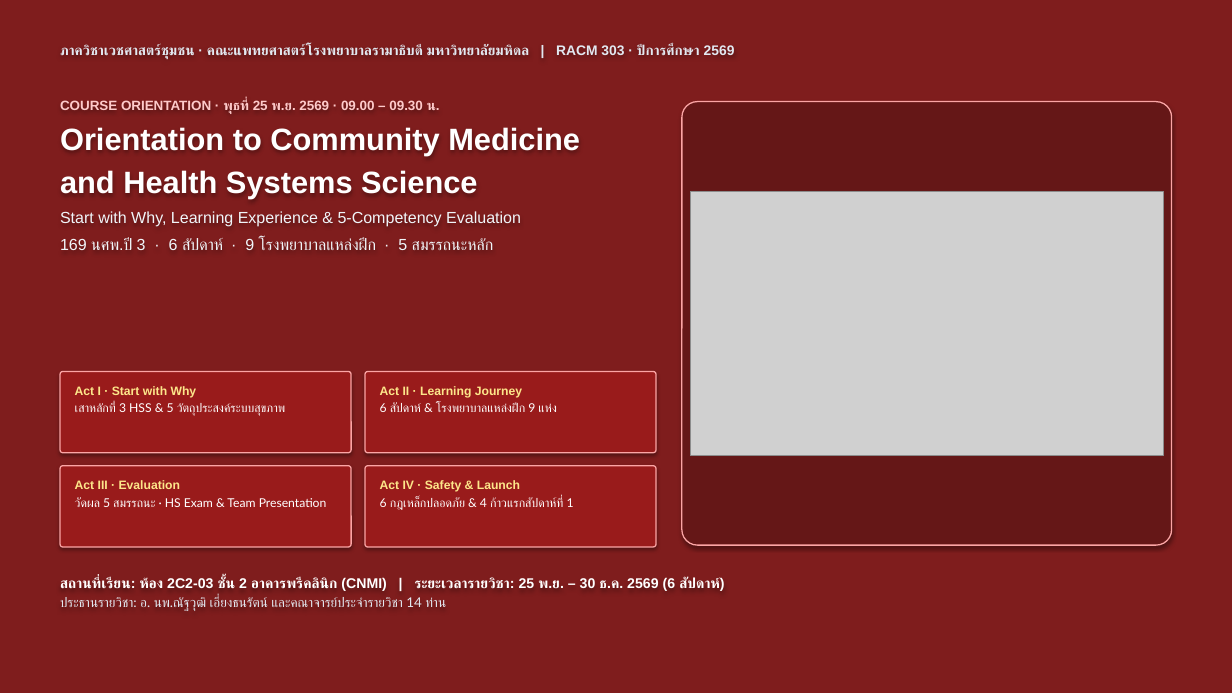
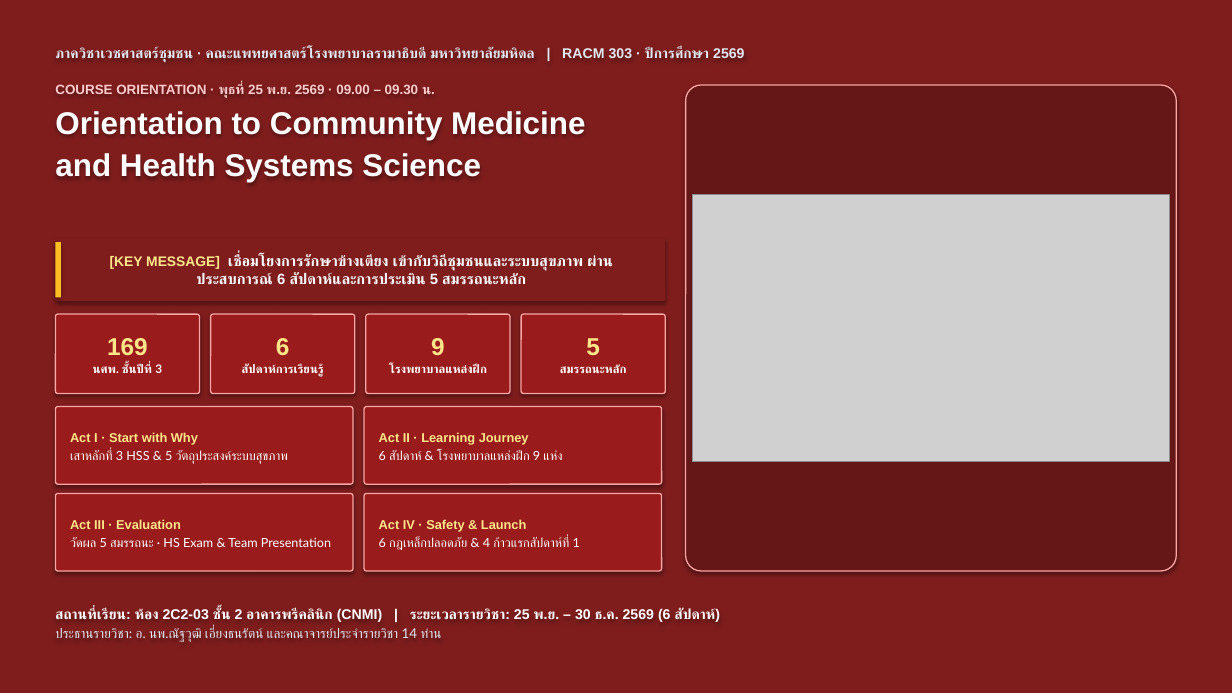
Before and after one commit to smartwoo/racm303-2569-faculty-member, a slide deck: slide 1 of exports/pptx/RACM303_2569_Orientation_Slides.pptx. Drawn at 1232x693 pixels with LibreOffice and Linux fonts; fonts in the diff are those of the drawing; grey boxes stand for pictures. Boxes give left, top, right and bottom in pixels: in the first picture for what was removed or moved away, otherwise in the second. Text is boxed around its words. In the diff, an @@ line names an element or a change of style, - is before the commit and + after.

Commit message:
feat(orientation): upgrade all 15 slides with top key-message banners, full-space Nano Banana visuals, optimized typography & Apple Keynote motion

```diff
--- a/exports/pptx/RACM303_2569_Orientation_Slides.pptx
+++ b/exports/pptx/RACM303_2569_Orientation_Slides.pptx
@@ text "ภาควิชาเวชศาสตร์ชุมชน · คณะแพทยศาสตร์โรงพยาบาลรามาธิบดี มหาว ..." at [55,47,744,62]: size 10.8 to 11 pt; vertical alignment top to middle @@
@@ text "COURSE ORIENTATION · พุธที่ 25 ...": place and size @@
-text "COURSE ORIENTATION · พุธที่ 25 ..." at [60,99,580,250]
+text "COURSE ORIENTATION · พุธที่ 25 ..." at [55,84,585,182]
@@ text "COURSE ORIENTATION · พุธที่ 25 ..." at [55,84,585,182]: size 24 to 24.5 pt in "Orientation to Community Medicine and Health Systems ..."; less space between paragraphs @@
@@ rounded rectangle: place and size @@
-rounded rectangle at [682,102,1172,545]
+rounded rectangle at [686,85,1177,571]
@@ rounded rectangle at [686,85,1177,571]: proportions changed @@
@@ picture: place and size @@
-picture at [690,191,1164,456]
+picture at [692,195,1170,462]
@@ rounded rectangle added at [55,238,665,301], fill #7F1D1D, 11.6 pt, text #F8FAFC, bold @@
+[KEY MESSAGE] เชื่อมโยงการรักษาข้างเตียง เข้ากับวิถีชุมชนและระบบสุขภาพ ผ่านประสบการณ์ 6 สัปดาห์และการประเมิน 5 สมรรถนะหลัก
@@ text at [60,211,521,250]: paragraph removed @@
-Start with Why, Learning Experience & 5-Competency Evaluation
-169 นศพ.ปี 3 · 6 สัปดาห์ · 9 โรงพยาบาลแหล่งฝึก · 5 สมรรถนะหลัก
@@ rectangle added at [55,242,61,298], fill #FBBF24 @@
@@ rounded rectangle added at [55,314,200,394], fill #991B1B, outline #FCA5A5 1 pt, 9.2 pt, text #FFFFFF, bold @@
+169
+นศพ. ชั้นปีที่ 3
@@ rounded rectangle added at [211,314,355,394], fill #991B1B, outline #FCA5A5 1 pt, 9.2 pt, text #FFFFFF, bold @@
+6
+สัปดาห์การเรียนรู้
@@ rounded rectangle added at [366,314,510,394], fill #991B1B, outline #FCA5A5 1 pt, 9.2 pt, text #FFFFFF, bold @@
+9
+โรงพยาบาลแหล่งฝึก
@@ rounded rectangle added at [521,314,665,394], fill #991B1B, outline #FCA5A5 1 pt, 9.2 pt, text #FFFFFF, bold @@
+5
+สมรรถนะหลัก
@@ rounded rectangle "Act I · Start with ...": place and size @@
-rounded rectangle "Act I · Start with ..." at [60,372,351,453]
+rounded rectangle "Act I · Start with ..." at [55,407,353,484]
@@ rounded rectangle "Act I · Start with ..." at [55,407,353,484]: size 9.5 to 10 pt in "Act I · Start with Why"; size 9.5 to 9.8 pt in "เสาหลักที่ 3 HSS & 5 วัตถุประสงค์ระบบสุขภาพ"; vertical alignment top to middle; proportions changed @@
@@ rounded rectangle "Act II · Learning Journey": place and size @@
-rounded rectangle "Act II · Learning Journey" at [365,372,656,453]
+rounded rectangle "Act II · Learning Journey" at [364,407,662,484]
@@ rounded rectangle "Act II · Learning Journey" at [364,407,662,484]: size 9.5 to 10 pt in "Act II · Learning Journey"; size 9.5 to 9.8 pt in "6 สัปดาห์ & โรงพยาบาลแหล่งฝึก 9 แห่ง"; vertical alignment top to middle; proportions changed @@
@@ rounded rectangle "Act III · Evaluation": place and size @@
-rounded rectangle "Act III · Evaluation" at [60,466,351,547]
+rounded rectangle "Act III · Evaluation" at [55,494,353,571]
@@ rounded rectangle "Act III · Evaluation" at [55,494,353,571]: size 9.5 to 10 pt in "Act III · Evaluation"; size 9.5 to 9.8 pt in "วัดผล 5 สมรรถนะ · HS Exam & ..."; vertical alignment top to middle; proportions changed @@
@@ rounded rectangle "Act IV · Safety & ...": place and size @@
-rounded rectangle "Act IV · Safety & ..." at [365,466,656,547]
+rounded rectangle "Act IV · Safety & ..." at [364,494,662,571]
@@ rounded rectangle "Act IV · Safety & ..." at [364,494,662,571]: size 9.5 to 10 pt in "Act IV · Safety & Launch"; size 9.5 to 9.8 pt in "6 กฎเหล็กปลอดภัย & 4 ก้าวแรกสัปดาห์ที่ 1"; vertical alignment top to middle; proportions changed @@
@@ text "สถานที่เรียน: ห้อง 2C2-03 ชั้น 2 ...": place and size @@
-text "สถานที่เรียน: ห้อง 2C2-03 ชั้น 2 ..." at [60,577,724,611]
+text "สถานที่เรียน: ห้อง 2C2-03 ชั้น 2 ..." at [55,608,720,642]
@@ text "สถานที่เรียน: ห้อง 2C2-03 ชั้น 2 ..." at [55,608,720,642]: vertical alignment top to middle @@
```
Also in this commit, not shown: 14 other slides changed, 20 other files.
